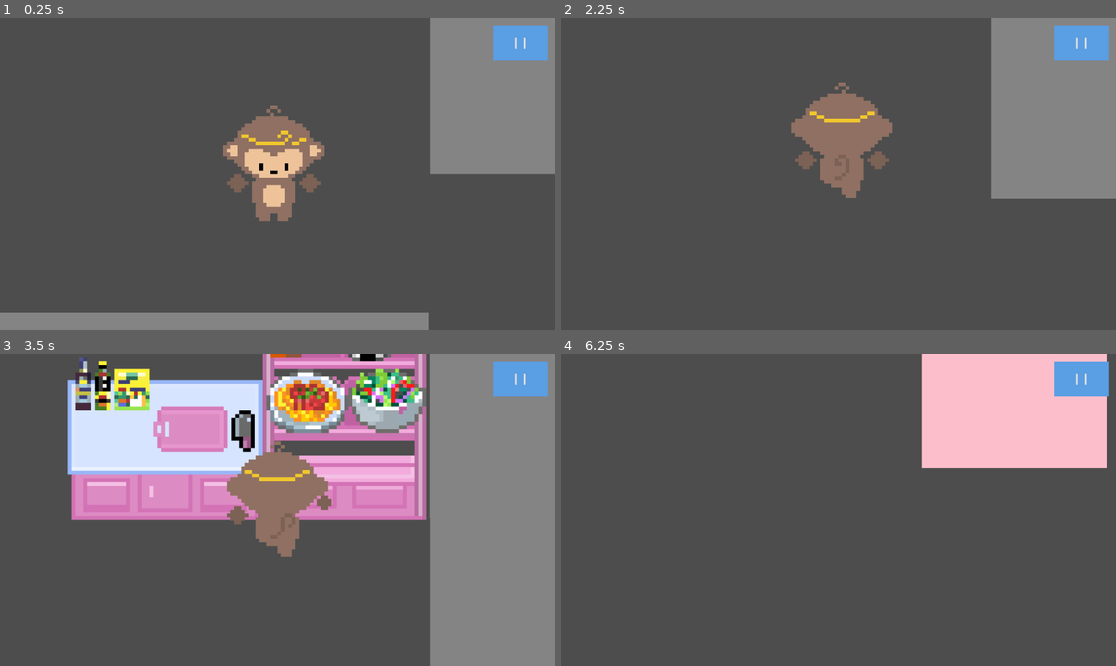
Above: before the commit, frames 1-4 (two rows, left to right).
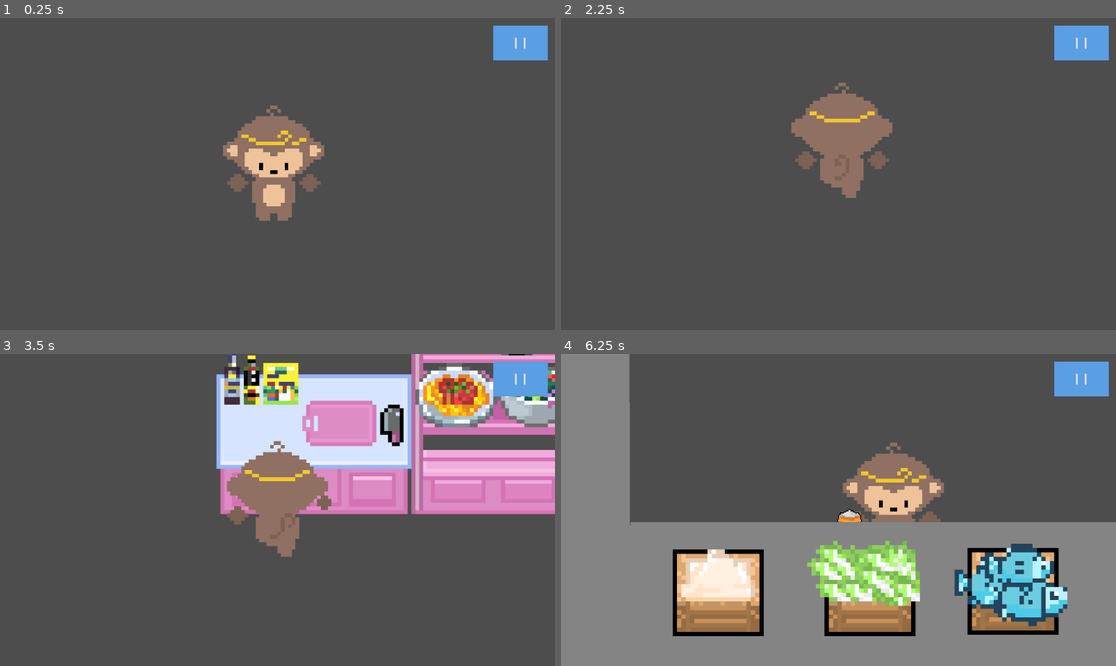
Above: after the commit, the same moments.

Repository: 127333hwy/ONYX-studio
Game: Godot game, scene res://prototype.tscn
The game is run twice, just before and just after one commit, with the same random seed, the same clock (stepped at 60 frames per second) and the same inputs.
Inputs:
- Up to frame 1 (0.25 s): no input
- Up to frame 2 (2.25 s): click "I I" at 0.5 s; click "Restart" at 1.25 s; tap Enter at 2 s; hold W (move_up) from 2.03 s (still down); tap R (drop_item) at 2.1 s
- Up to frame 3 (3.5 s): keep holding W (move_up); tap E (interact) at 2.3, 2.85 s; tap R (drop_item) at 3.05 s
- Up to frame 4 (6.25 s): release W (move_up) at 3.53 s; hold Left (move_left) 3.53-5.03 s; tap R (drop_item) at 3.6, 4.55, 5.1, 6.05 s; tap E (interact) at 3.8, 4.35, 5.3, 5.85 s; hold Down (move_down) 5.03-5.78 s; hold Right (move_right) from 5.78 s (still down)

The runs differ from the first frame. In frame 1, 15% of the frame differs, in the area x 0-100%, y 0-100%; in frame 2, 12%; in frame 3, 47%; in frame 4, 67%.

Commit message:
finsihed debugging and fixed drop off

Diff:
--- /dev/null
+++ b/burnt_sushi.tscn
@@ -0,0 +1,3 @@
+[gd_scene format=3 uid="uid://c76b6lbdu7tfk"]
+
+[node name="BurntSushi" type="Node2D" unique_id=282893506]
--- a/fish.tscn
+++ b/fish.tscn
@@ -34,14 +34,13 @@
 [node name="Area2D" type="Area2D" parent="." unique_id=2062438516]
 
 [node name="CollisionShape2D" type="CollisionShape2D" parent="Area2D" unique_id=1906638642]
-position = Vector2(16, -8)
 shape = SubResource("RectangleShape2D_hgn23")
 
 [node name="Interaction" type="Label" parent="." unique_id=1239038012]
 z_index = 10
-offset_left = -24.0
+offset_left = -48.0
 offset_top = -48.0
-offset_right = 69.0
+offset_right = 45.0
 offset_bottom = -32.0
 theme = ExtResource("2_hgn23")
 theme_override_colors/font_color = Color(0, 0, 0, 1)
--- a/fried_rice.tscn
+++ b/fried_rice.tscn
@@ -17,12 +17,16 @@
 "speed": 5.0
 }]
 
-[node name="FriedRice" type="Node2D"]
+[sub_resource type="CircleShape2D" id="CircleShape2D_airfu"]
+radius = 16.0
 
-[node name="AnimatedSprite2D" type="AnimatedSprite2D" parent="."]
+[node name="FriedRice" type="Node2D" unique_id=1073959410 groups=["ingredient"]]
+
+[node name="AnimatedSprite2D" type="AnimatedSprite2D" parent="." unique_id=1291648068]
 texture_filter = 1
 sprite_frames = SubResource("SpriteFrames_nd5sa")
 
-[node name="Area2D" type="Area2D" parent="."]
+[node name="Area2D" type="Area2D" parent="." unique_id=1653768279]
 
-[node name="CollisionShape2D" type="CollisionShape2D" parent="Area2D"]
+[node name="CollisionShape2D" type="CollisionShape2D" parent="Area2D" unique_id=617651076]
+shape = SubResource("CircleShape2D_airfu")
--- a/lettuce.tscn
+++ b/lettuce.tscn
@@ -27,22 +27,20 @@
 
 [node name="AnimatedSprite2D" type="AnimatedSprite2D" parent="." unique_id=1489717396]
 texture_filter = 1
-position = Vector2(3, 0)
 scale = Vector2(0.65, 0.65)
 sprite_frames = SubResource("SpriteFrames_psrhl")
 
 [node name="Area2D" type="Area2D" parent="." unique_id=713520]
 
 [node name="CollisionShape2D" type="CollisionShape2D" parent="Area2D" unique_id=181180673]
-position = Vector2(20, -4)
 shape = SubResource("RectangleShape2D_d5cmh")
 
 [node name="Interaction" type="Label" parent="." unique_id=752616152]
 z_index = 10
-offset_left = -24.0
-offset_top = -48.0
-offset_right = 69.0
-offset_bottom = -32.0
+offset_left = -45.0
+offset_top = -44.0
+offset_right = 48.0
+offset_bottom = -28.0
 theme = ExtResource("2_05s54")
 theme_override_colors/font_color = Color(0, 0, 0, 1)
 theme_override_font_sizes/font_size = 9
--- a/meat.tscn
+++ b/meat.tscn
@@ -22,27 +22,25 @@
 [sub_resource type="RectangleShape2D" id="RectangleShape2D_0wnju"]
 size = Vector2(120, 120)
 
-[node name="Meat" type="Node2D"]
+[node name="Meat" type="Node2D" unique_id=1379608988]
 script = ExtResource("1_2fc84")
 
-[node name="AnimatedSprite2D" type="AnimatedSprite2D" parent="."]
+[node name="AnimatedSprite2D" type="AnimatedSprite2D" parent="." unique_id=1914098565]
 texture_filter = 1
-position = Vector2(0, 3)
 scale = Vector2(1.2, 1.2)
 sprite_frames = SubResource("SpriteFrames_fr2vu")
 
-[node name="Area2D" type="Area2D" parent="."]
+[node name="Area2D" type="Area2D" parent="." unique_id=1260892247]
 
-[node name="CollisionShape2D" type="CollisionShape2D" parent="Area2D"]
-position = Vector2(36, -4)
+[node name="CollisionShape2D" type="CollisionShape2D" parent="Area2D" unique_id=485288646]
 shape = SubResource("RectangleShape2D_0wnju")
 
-[node name="Interaction" type="Label" parent="."]
+[node name="Interaction" type="Label" parent="." unique_id=1625632547]
 z_index = 10
-offset_left = -24.0
-offset_top = -64.0
-offset_right = 69.0
-offset_bottom = -48.0
+offset_left = -56.0
+offset_top = -60.0
+offset_right = 37.0
+offset_bottom = -44.0
 theme = ExtResource("2_0wnju")
 theme_override_colors/font_color = Color(0, 0, 0, 1)
 theme_override_font_sizes/font_size = 9
--- a/player.gd
+++ b/player.gd
@@ -4,7 +4,7 @@
 @export var max_speed:= 600.0
 @export var acceleration:=1500.0
 @export var deceleration := 1200.0
-@export var interact_range := 200.0
+@export var interact_range := 150.0
 @onready var animated_sprite: AnimatedSprite2D = $AnimatedSprite2D
 
 var holding_item: bool = false
@@ -46,16 +46,29 @@
 		try_place()
 
 func try_pickup():
+	print("trying to pickup")
 	var nearby = get_tree().get_nodes_in_group("ingredient")
 
+	var closest_target = null
+	var shortest_distance = interact_range
+
 	for target in nearby:
-		if global_position.distance_to(target.global_position) < interact_range:
-			if target.has_method("spawn_item"):
-				var new_rice = target.spawn_item()
-				pick_up(new_rice)
-			else:
-				pick_up(target)
-			return
+		var dist = global_position.distance_to(target.global_position)
+		print("Target: ", target.name, " | Dist: ", dist, " | Range: ", interact_range)
+
+		if dist < shortest_distance:
+			shortest_distance = dist
+			closest_target = target
+			print("SUCCESS: Picking up ", target.name)
+
+	if closest_target:
+		print("SUCCESS: Picking up the closest item: ", closest_target.name)
+		if closest_target.has_method("spawn_item"):
+			pick_up(closest_target.spawn_item())
+		else:
+			pick_up(closest_target)
+	else:
+		print("nothing nearby")
 
 func pick_up(target):
 	if target == null: return
@@ -65,33 +78,38 @@
 
 	if target.get_parent() == null:
 		get_tree().current_scene.add_child(target)
-	target.reparent.call_deferred(self)
+	target.reparent(self)
 	target.position = Vector2(0, -40)
-	target.z_index = 1
+	target.z_index = 10
+	print("item in player's hand")
 
 func try_place():
-	print("TRY PLACE CALLED")
+	print("attempted to place")
 
 	if held_item == null:
-		print("Held item is null")
+		print("Error: Held item is null")
 		return
 
 	var all_stoves = get_tree().get_nodes_in_group("stove")
+
+	print("Stoves detected: ", all_stoves.size())
+
 	var closest_stove = null
 	var min_dist = interact_range
 
 	for stove in all_stoves:
 		var dist = global_position.distance_to(stove.global_position)
+
+		print("Checking ", stove.name, " | Dist: ", dist, " | Max Range: ", interact_range)
 		if dist < min_dist:
 			min_dist = dist
 			closest_stove = stove
 
 	if closest_stove:
-			print("Close enough → putting in stove")
+			print("SUCCESS: Found stove ", closest_stove.name)
 			put_in_stove(closest_stove)
 	else:
-			print("Too far → dropping")
-			drop_on_floor()
+			print("FAIL: No stove found within range.")
 
 func put_in_stove(stove_node):
 	if held_item == null:
--- a/player.tscn
+++ b/player.tscn
@@ -142,29 +142,15 @@
 
 [node name="AnimatedSprite2D" type="AnimatedSprite2D" parent="." unique_id=496514351]
 texture_filter = 1
-position = Vector2(632, 336)
 scale = Vector2(2.5, 2.5)
 sprite_frames = SubResource("SpriteFrames_4flbx")
 animation = &"full_idle"
 autoplay = "full_front_walk"
 
 [node name="CollisionShape2D" type="CollisionShape2D" parent="." unique_id=818491832]
-position = Vector2(628, 340)
+visible = false
 scale = Vector2(0.34375, 0.526316)
 shape = SubResource("RectangleShape2D_bl31m")
 
 [node name="PickupPoint" type="Node2D" parent="." unique_id=75979857 groups=["pickup_point"]]
-position = Vector2(598, 345)
-
-[node name="Camera2D" type="Camera2D" parent="." unique_id=248215843]
-position = Vector2(632, 336)
-zoom = Vector2(3, 3)
-limit_left = 0
-limit_top = 0
-limit_right = 1400
-limit_bottom = 650
-limit_smoothed = true
-position_smoothing_enabled = true
-position_smoothing_speed = 10.0
-rotation_smoothing_enabled = true
-rotation_smoothing_speed = 10.0
+position = Vector2(-33, 8)
--- a/project.godot
+++ b/project.godot
@@ -16,7 +16,7 @@
 
 config/name="ONYX Project"
 run/main_scene="res://prototype.tscn"
-config/features=PackedStringArray("4.5", "Forward Plus")
+config/features=PackedStringArray("4.6", "Forward Plus")
 config/icon="res://icon.svg"
 
 [input]
--- a/prototype.tscn
+++ b/prototype.tscn
@@ -205,21 +205,25 @@
 
 [node name="Ingredients" type="Node" parent="." unique_id=1246695382]
 
-[node name="Rice" parent="Ingredients" unique_id=1581143490 groups=["ingredient"] instance=ExtResource("2_883nb")]
+[node name="Rice" parent="Ingredients" unique_id=1581143490 instance=ExtResource("2_883nb")]
+z_index = 10
 position = Vector2(173, 556)
 
-[node name="Lettuce" parent="Ingredients" unique_id=1990871468 groups=["ingredient"] instance=ExtResource("6_vm637")]
-position = Vector2(256, 560)
+[node name="Lettuce" parent="Ingredients" unique_id=1990871468 instance=ExtResource("6_vm637")]
+z_index = 10
+position = Vector2(272, 556)
 script = ExtResource("7_3c612")
 item_name = "Ingredient"
 
-[node name="Fish" parent="Ingredients" unique_id=1924514524 groups=["ingredient"] instance=ExtResource("7_h681u")]
+[node name="Fish" parent="Ingredients" unique_id=1924514524 instance=ExtResource("7_h681u")]
 visible = false
+z_index = 10
 position = Vector2(363, 563)
 script = ExtResource("7_3c612")
 
-[node name="Meat" parent="Ingredients" unique_id=764689816 groups=["ingredient"] instance=ExtResource("8_67dyb")]
-position = Vector2(464, 576)
+[node name="Meat" parent="Ingredients" unique_id=764689816 instance=ExtResource("8_67dyb")]
+z_index = 10
+position = Vector2(500, 572)
 script = ExtResource("7_3c612")
 item_name = "Ingredient"
 
@@ -263,19 +267,30 @@
 
 [node name="CharacterBody2D" parent="." unique_id=626120169 instance=ExtResource("1_vmgys")]
 z_index = 10
-position = Vector2(-193.6, 95.8798)
+position = Vector2(335.4, 328.8798)
+
+[node name="Camera2D2" type="Camera2D" parent="CharacterBody2D" unique_id=1586591152]
+zoom = Vector2(3, 3)
+limit_left = 0
+limit_top = 0
+limit_right = 1400
+limit_bottom = 650
+limit_smoothed = true
+position_smoothing_enabled = true
+position_smoothing_speed = 10.0
+rotation_smoothing_enabled = true
+rotation_smoothing_speed = 10.0
 
 [node name="Stoves" type="Node" parent="." unique_id=1481941916]
 
-[node name="stove" parent="Stoves" unique_id=571863013 groups=["stove"] instance=ExtResource("11_sws78")]
-position = Vector2(64, 414)
-
-[node name="stove2" parent="Stoves" unique_id=1920640423 groups=["stove"] instance=ExtResource("11_sws78")]
-position = Vector2(64, 291)
-
-[node name="stove3" parent="Stoves" unique_id=1269600267 groups=["stove"] instance=ExtResource("11_sws78")]
-position = Vector2(67, 159)
-scale = Vector2(0.933, 1.188)
+[node name="stove" parent="Stoves" unique_id=571863013 instance=ExtResource("11_sws78")]
+position = Vector2(70, 410)
+
+[node name="stove2" parent="Stoves" unique_id=1920640423 instance=ExtResource("11_sws78")]
+position = Vector2(70, 290)
+
+[node name="stove3" parent="Stoves" unique_id=1269600267 instance=ExtResource("11_sws78")]
+position = Vector2(70, 170)
 
 [node name="CanvasLayer" type="CanvasLayer" parent="." unique_id=2086889747]
 
@@ -298,7 +313,7 @@
 visible = false
 
 [node name="Fish_Pickup" parent="." unique_id=1538048956 instance=ExtResource("14_b8c0f")]
-position = Vector2(358.4, 567.87976)
+position = Vector2(357.4, 567.87976)
 item_scene = null
 
 [connection signal="timeout" from="Timer" to="CustomerSpawner" method="_on_timer_timeout"]
--- a/stove.gd
+++ b/stove.gd
@@ -1,9 +1,10 @@
 extends Area2D
 
 @export var sushi_scene : PackedScene
-@export var ricebowl_scene : PackedScene
+@export var fried_rice_scene : PackedScene
 @export var salad_scene : PackedScene
 @export var onigiri_scene : PackedScene
+@export var burnt_sushi_scene : PackedScene
 
 var ingredients : Array = []
 var cooking : bool = false
@@ -16,7 +17,7 @@
 	if player_in_range and Input.is_action_just_pressed("interact"):
 		var player = get_tree().get_first_node_in_group("player")
 		if player and player.holding_item:
-			place_item(player)
+			place_item(player.held_item)
 
 func place_item(item_to_add):
 	if cooking:
@@ -24,10 +25,13 @@
 	ingredients.append(item_to_add)
 	item_to_add.reparent(self)
 	item_to_add.position = Vector2.ZERO
+	item_to_add.visible = false
+
+	print("Stove added: ", item_to_add.item_name)
 
 	if ingredients.size() >= 2:
-		start_cooking()
-	print("Stove detected item")
+		check_recipe()
+
 
 func start_cooking():
 	cooking = true
@@ -42,37 +46,50 @@
 	names.sort()
 	var key = ",".join(names)
 
+	print("STOVE DEBUG: Current Key is ['" + key + "']")
+
 	var recipes = {
-		"Meat,Rice": ricebowl_scene,
-		"Rice, Fish": sushi_scene,
-		"Lettuce": salad_scene,
-		"Rice": onigiri_scene
+		"Meat,Rice": fried_rice_scene,
+		"Rice,Meat": fried_rice_scene,
+		"Rice,Fish": sushi_scene,
+		"Fish,Rice": sushi_scene,
+		"Lettuce,Meat": salad_scene,
+		"Meat,Lettuce": salad_scene,
+		"Rice,Lettuce": onigiri_scene,
+		"Lettuce,Rice": onigiri_scene
 	}
 	if recipes.has(key):
 		make_dish(recipes[key])
+		print("fail: recipe found")
 	else:
+		print("failed")
 		burn_all()
 
 func make_dish(dish_scene):
-	print("Created dish!")
-	for item in ingredients:
-		item.queue_free()
-	ingredients.clear()
 
 	var finished_dish = dish_scene.instantiate()
 	add_child(finished_dish)
 	finished_dish.position = Vector2.ZERO
 
-	cooking = false
+	finished_dish.add_to_group("ingredient")
+	print("Created dish! Ready for pickup.")
+	if !"item_name" in finished_dish:
+		finished_dish.set("item_name", "RiceBowl")
 
 func burn_all():
 	print("Ingredients burned!")
 	for item in ingredients:
-		if item.has_method("become_burned"):
-			item.become_burned()
-		else:
-			item.modulate = Color(0.1, 0.1, 0.1)
+			item.queue_free()
 	ingredients.clear()
+
+	var trash = burnt_sushi_scene.instantiate()
+	add_child(trash)
+	trash.position = Vector2.ZERO
+
+	trash.add_to_group("ingredient")
+	if "item_name" in trash:
+		trash.item_name = "BurntFood"
+
 	cooking = false
 
 func _on_body_entered(body):
--- a/stove.tscn
+++ b/stove.tscn
@@ -1,32 +1,29 @@
-[gd_scene load_steps=7 format=3 uid="uid://cf1r0pydbne0c"]
+[gd_scene format=3 uid="uid://cf1r0pydbne0c"]
 
 [ext_resource type="Script" uid="uid://cxfgwsvp7hgf5" path="res://stove.gd" id="1_ugy6n"]
 [ext_resource type="PackedScene" uid="uid://dt15obsj7t83i" path="res://sushi.tscn" id="2_eim6s"]
 [ext_resource type="PackedScene" uid="uid://dpgck31arjkj3" path="res://fried_rice.tscn" id="3_eim6s"]
 [ext_resource type="PackedScene" uid="uid://c1miqb0iwikql" path="res://salad.tscn" id="4_v45k4"]
 [ext_resource type="PackedScene" uid="uid://ba8ryw1h1yhit" path="res://onigiri.tscn" id="5_v45k4"]
+[ext_resource type="PackedScene" uid="uid://c76b6lbdu7tfk" path="res://burnt_sushi.tscn" id="6_hbb0h"]
 
 [sub_resource type="RectangleShape2D" id="RectangleShape2D_5elmm"]
-size = Vector2(136, 114.5)
+size = Vector2(132, 114.5)
 
-[node name="Stove" type="Area2D"]
+[node name="Stove" type="Area2D" unique_id=1380632403 groups=["stove"]]
 script = ExtResource("1_ugy6n")
 sushi_scene = ExtResource("2_eim6s")
-ricebowl_scene = ExtResource("3_eim6s")
+fried_rice_scene = ExtResource("3_eim6s")
 salad_scene = ExtResource("4_v45k4")
 onigiri_scene = ExtResource("5_v45k4")
+burnt_sushi_scene = ExtResource("6_hbb0h")
 
-[node name="Polygon2D" type="Polygon2D" parent="."]
-position = Vector2(-480, -744)
-scale = Vector2(1, 1.27273)
-color = Color(1, 0.638627, 0.130735, 1)
-polygon = PackedVector2Array(528, 544, 432, 544, 432, 632, 528, 632)
+[node name="Sprite2D" type="Sprite2D" parent="." unique_id=640306647]
 
-[node name="CookTimer" type="Timer" parent="."]
+[node name="CookTimer" type="Timer" parent="." unique_id=812602856]
 one_shot = true
 
-[node name="CollisionShape2D2" type="CollisionShape2D" parent="."]
-position = Vector2(20, 6.75)
+[node name="CollisionShape2D2" type="CollisionShape2D" parent="." unique_id=1961278006]
 shape = SubResource("RectangleShape2D_5elmm")
 
 [connection signal="body_entered" from="." to="." method="_on_body_entered"]
Not shown: 1 places in fried_rice.tscn that only renumber resources
Not shown: 1 places in meat.tscn that only renumber resources
